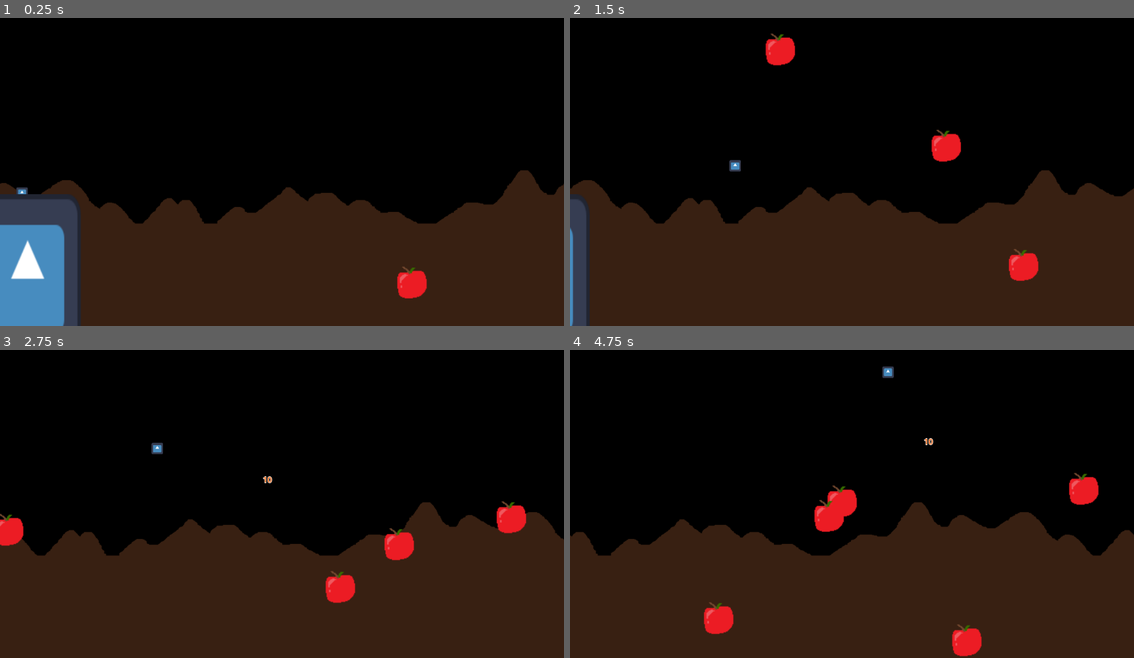
Above: before the commit, frames 1-4 (two rows, left to right).
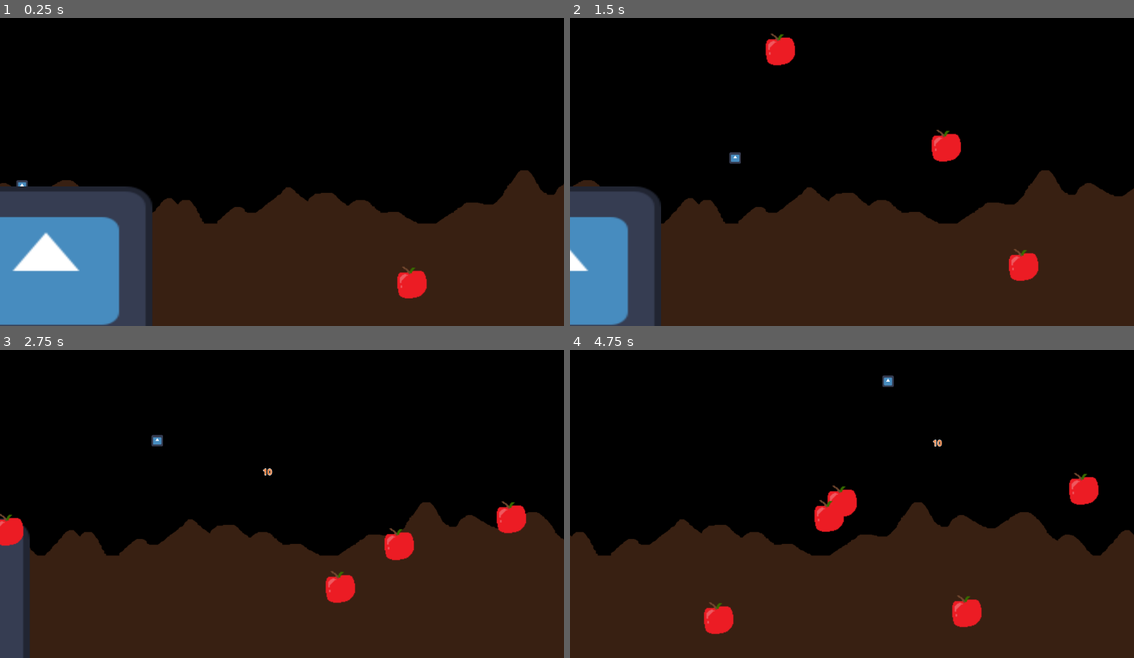
Above: after the commit, the same moments.

Repository: Kurooco/HonorsProject
Game: Godot game, scene res://globals/level_handler.tscn
Two runs of this game, one before a commit and one after it. Both use one fixed random seed, a clock stepped at 60 frames per second and the inputs below. The engine's default icon, where the game draws it, is replaced by a stand-in: a white triangle on a blue panel in a dark square.
Inputs:
- Up to frame 1 (0.25 s): no input
- Up to frame 2 (1.5 s): hold Right (right) from 0.53 s (still down); tap Up (jump) at 0.77 s
- Up to frame 3 (2.75 s): tap Up (jump) at 1.52 s; release Right (right) at 2.03 s; hold Left (left) from 2.03 s (still down)
- Up to frame 4 (4.75 s): release Left (left) at 2.78 s; hold Right (right) 2.78-4.28 s; tap Up (jump) at 3.02, 3.77, 4.52 s; hold Left (left) from 4.28 s (still down)

The runs differ from the first frame. In frame 1, 8.6% of the frame differs, in the area x 0-28%, y 52-100%; in frame 2, 7.1%; in frame 3, 2.2%; in frame 4, 1.1%.

Commit message:
minor changes

Diff:
--- a/scenes/levels/level_1.tscn
+++ b/scenes/levels/level_1.tscn
@@ -24,7 +24,9 @@
 [node name="Camera2D" type="Camera2D" parent="."]
 
 [node name="StaticBody2D" type="StaticBody2D" parent="."]
-position = Vector2(268, -177)
+position = Vector2(1068, -193)
+scale = Vector2(2, 1)
+metadata/_edit_group_ = true
 
 [node name="CollisionShape2D" type="CollisionShape2D" parent="StaticBody2D"]
 position = Vector2(-762.625, 394.25)
